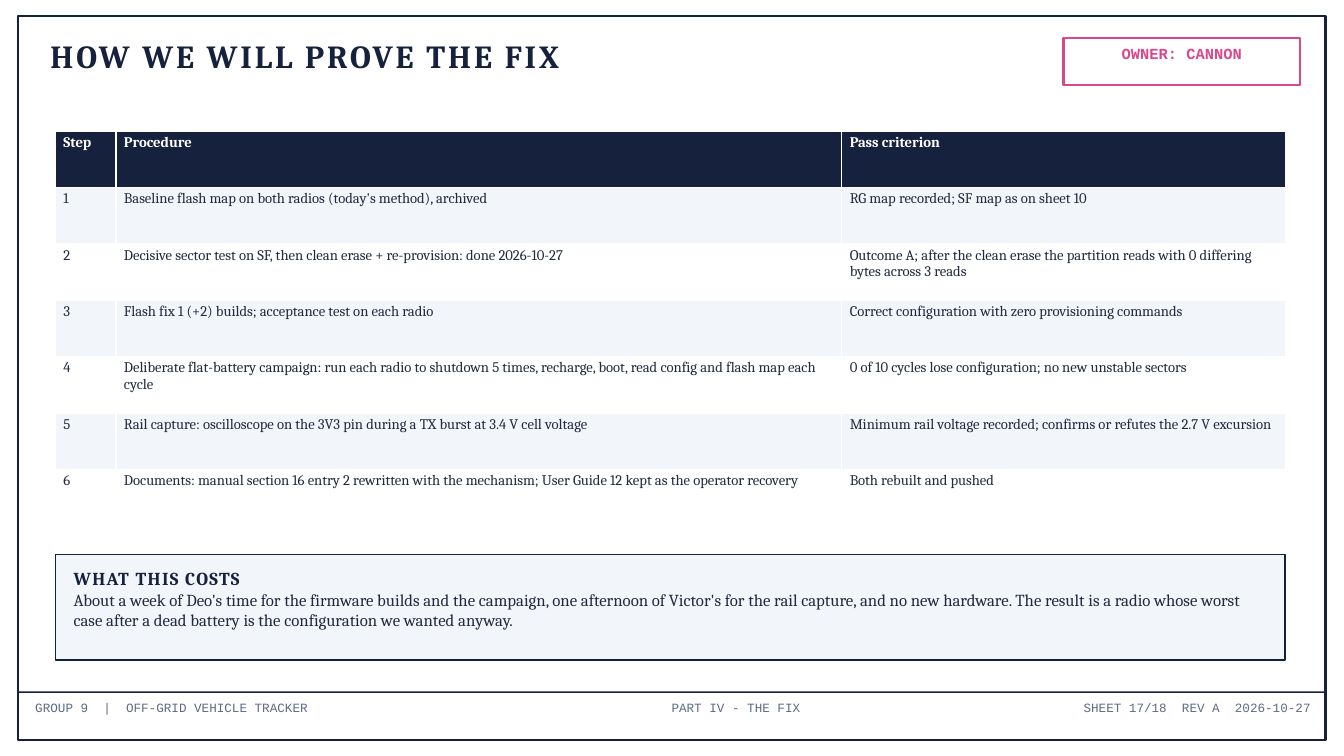
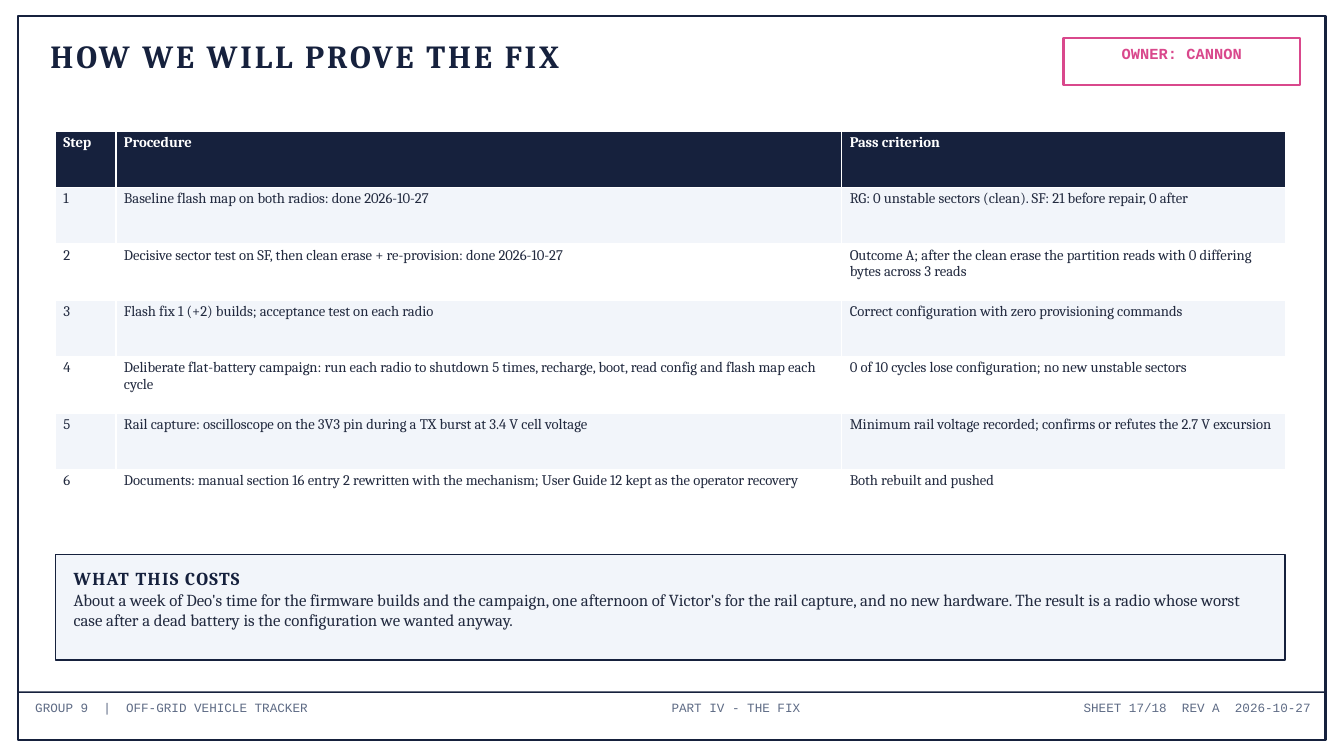
Before and after one commit to deosgracius/offgrid-vehicle-tracker, a slide deck: slide 17 of docs/presentations/Group9_ConfigLoss_RootCause.pptx. Drawn at 1344x756 pixels with LibreOffice and Linux fonts; fonts in the diff are those of the drawing. Boxes give left, top, right and bottom in pixels: in the first picture for what was removed or moved away, otherwise in the second. Text is boxed around its words. In the diff, an @@ line names an element or a change of style, - is before the commit and + after.

```diff
--- a/docs/presentations/Group9_ConfigLoss_RootCause.pptx
+++ b/docs/presentations/Group9_ConfigLoss_RootCause.pptx
@@ table at box(55, 131, 1286, 526) @@
-row 2, column 2: Baseline flash map on both radios (today's method), archived
+row 2, column 2: Baseline flash map on both radios: done 2026-10-27
-row 2, column 3: RG map recorded; SF map as on sheet 10
+row 2, column 3: RG: 0 unstable sectors (clean). SF: 21 before repair, 0 after
```
Also in this commit, not shown: 1 other slide changed, 4 other files.
